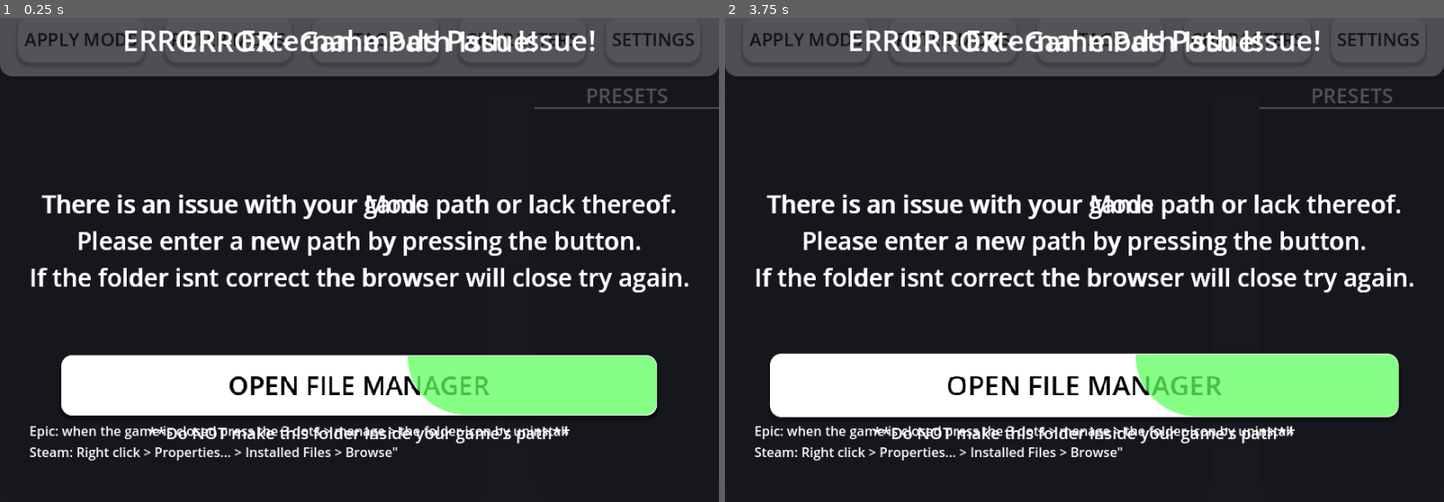
Above: before the commit, frames 1-2 (left to right).
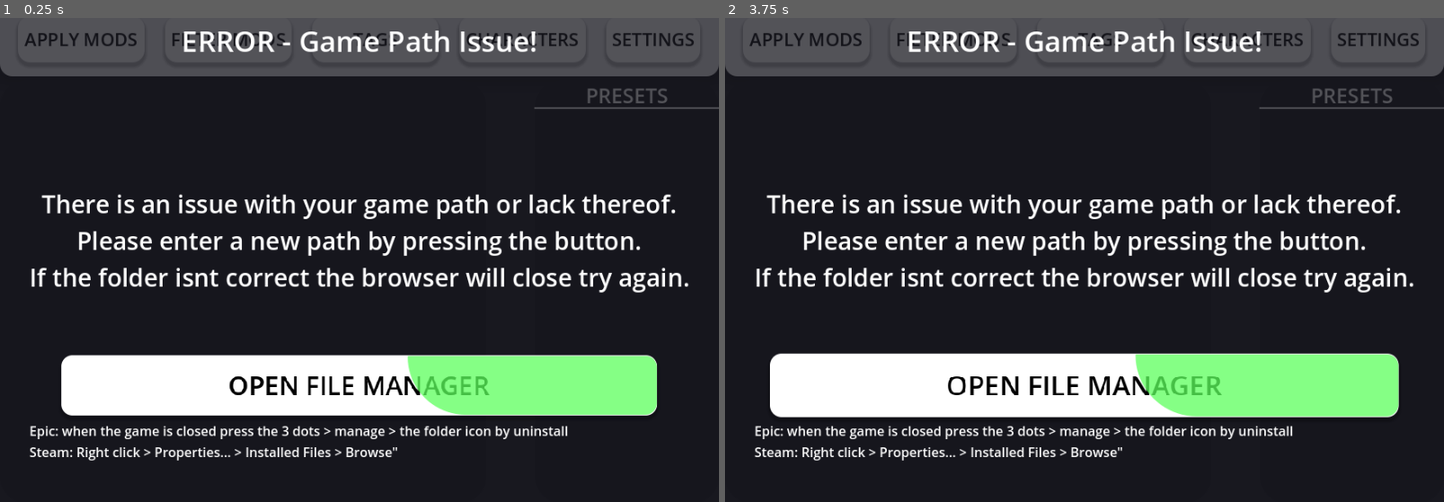
Above: after the commit, the same moments.

Repository: AaaaaaICO/DUMH-Mod-Manager
Game: Godot game, scene res://Scenes/Main_Window/Main_Window.tscn
The game is run twice, just before and just after one commit, with the same random seed, the same clock (stepped at 60 frames per second) and the same inputs.
Inputs:
- Up to frame 1 (0.25 s): no input
- Up to frame 2 (3.75 s): click "APPLY MODS" at 0.5 s; click "FILTER MODS" at 1.25 s; click "TAGS" at 2 s; click "CHARACTERS" at 2.75 s; click "OPEN FILE MANAGER" at 3.5 s

The runs differ from the first frame. In frame 1, 3.0% of the frame differs, in the area x 4-96%, y 2-88%; in frame 2, 3.0%.

Commit message:
v1.1.1-beta

Diff:
--- a/Scenes/Main_Window/Main_Window.tscn
+++ b/Scenes/Main_Window/Main_Window.tscn
@@ -757,6 +757,7 @@
 metadata/_edit_use_anchors_ = true
 
 [node name="MC_Get_USER_MODS_Path" type="MarginContainer" parent="__INPUTBLOCKER__"]
+visible = false
 layout_mode = 2
 anchor_top = -0.0344262
 anchor_bottom = 0.047541
--- a/Scenes/Main_Window/Main_Window_Controller.gd
+++ b/Scenes/Main_Window/Main_Window_Controller.gd
@@ -372,6 +372,11 @@
 	#print(Global.MODS_APPLYED)
 	#print(Global.MODS_TO_APPLY)
 	#print(Global.MODS_TO_UNAPPLY)
+	if(INPUTBLOCKER.visible == true):
+		Global.CAN_REFRESH = false
+	else:
+		Global.CAN_REFRESH = true
+
 
 	if(Global.REFRESH_WINDOW):
 		_ready()
--- a/Scripts/Global.gd
+++ b/Scripts/Global.gd
@@ -18,12 +18,12 @@
 var POPULATE_TAGS = []
 var POPULATE_CHARAS = []
 var REFRESH_WINDOW = false
-
+var CAN_REFRESH = false
 func _ready():
 	pass
 
 func _process(delta: float) -> void:
-	if(Input.is_action_just_pressed("REFRESH")):
+	if(Input.is_action_just_pressed("REFRESH") and CAN_REFRESH):
 		REFRESH_WINDOW = true
 
 func SAVE_SAVE():
Not shown, added: EXTRAS/EXPORTS/readme.txt
Not shown, changed: EXTRAS/EXPORTS/DUMH (Mod Helper).exe
Not shown, added: EXTRAS/EXPORTS/DUMH.rar
